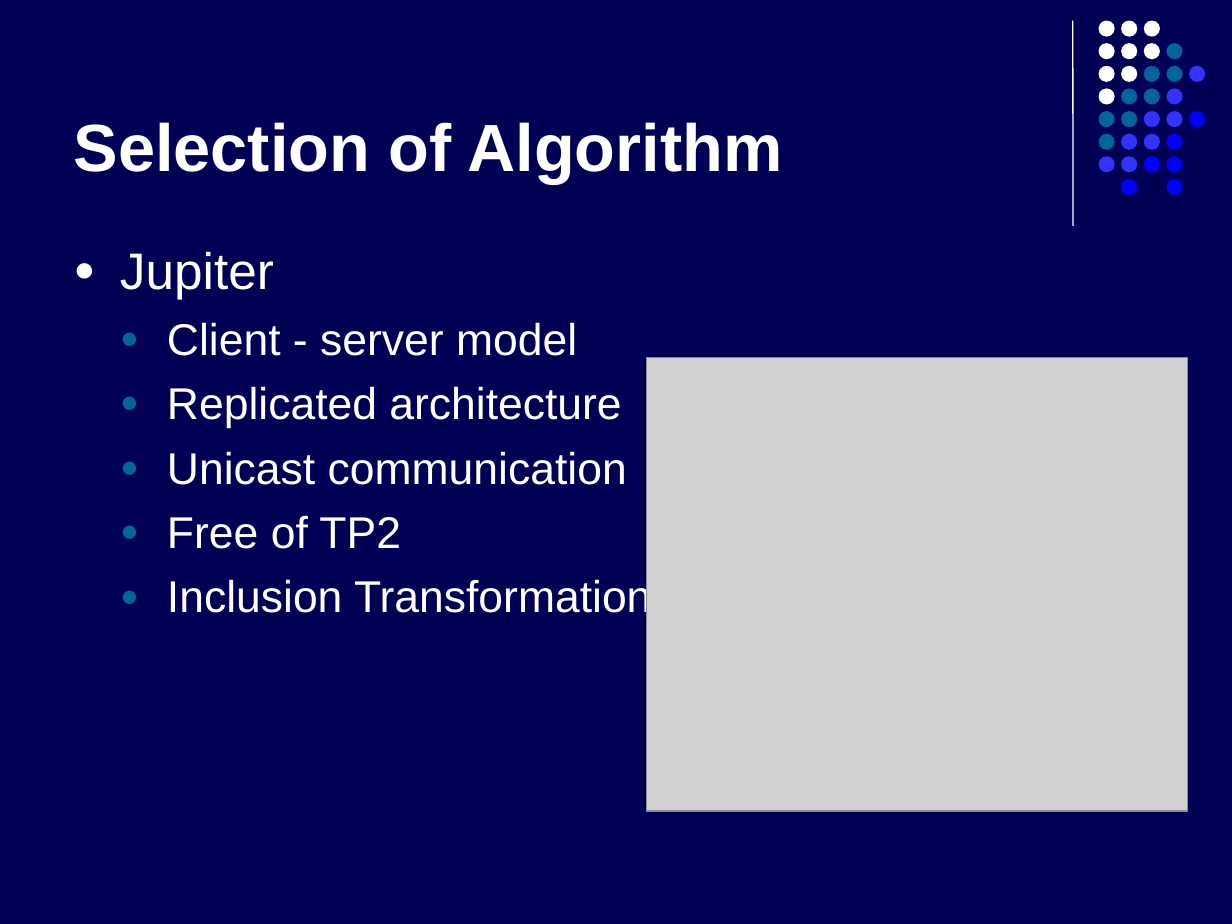
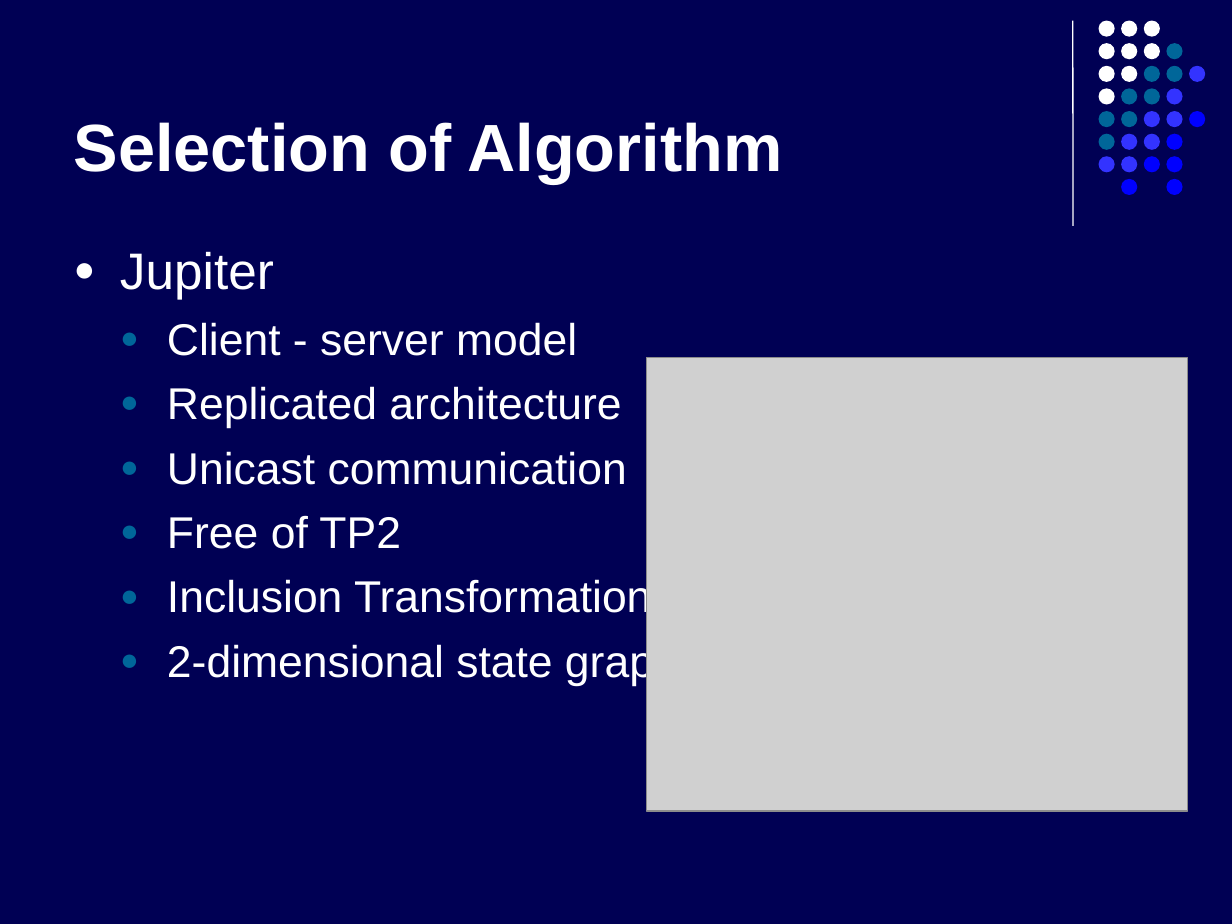
Before and after one commit to kyanha/ace, a slide deck: slide 11 of ace/trunk/doc/presentation/presentation.ppt. Drawn at 1232x924 pixels with LibreOffice and Linux fonts; fonts in the diff are those of the drawing; grey boxes stand for pictures. Boxes give left, top, right and bottom in pixels: in the first picture for what was removed or moved away, otherwise in the second. Text is boxed around its words. In the diff, an @@ line names an element or a change of style, - is before the commit and + after.

```diff
--- a/ace/trunk/doc/presentation/presentation.ppt
+++ b/ace/trunk/doc/presentation/presentation.ppt
@@ text at (167, 642, 679, 686): paragraph added @@
+  ● 2-dimensional state graph
```
Also in this commit, not shown: 5 other slides changed.
